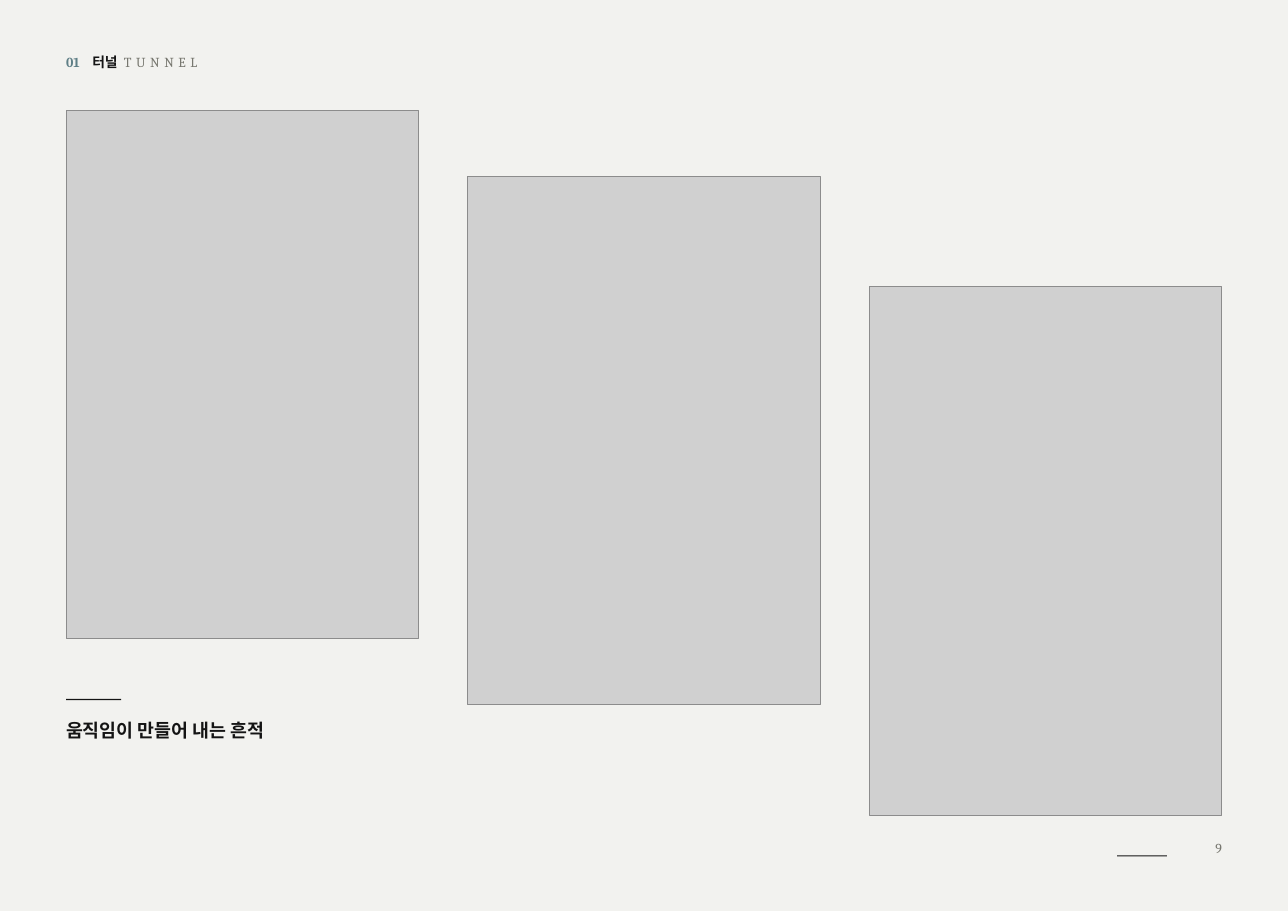
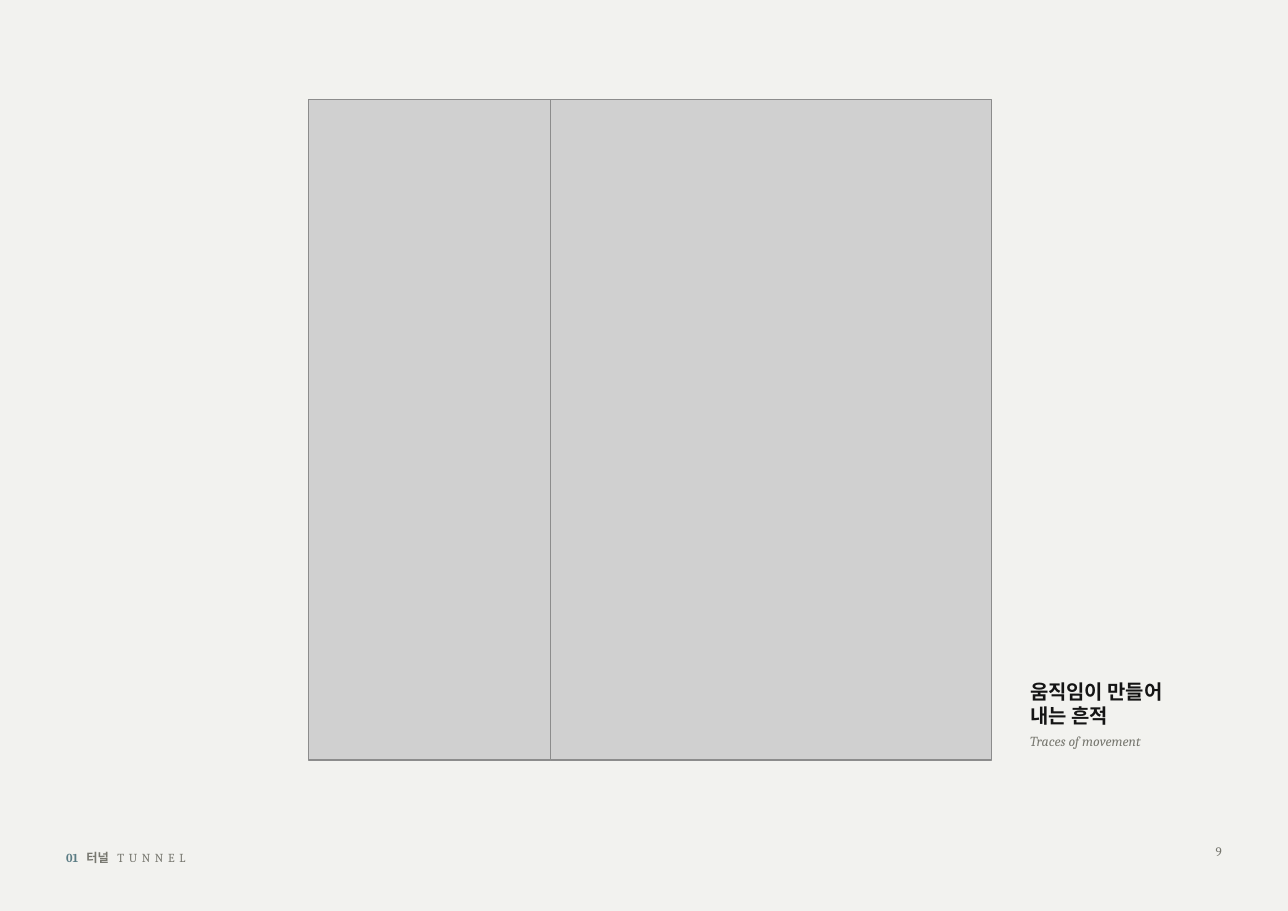
Before and after one commit to huosi012/smartview, a slide deck: slide 9 of portfolio/portfolio_A4_ko.pptx. Drawn at 1288x911 pixels with LibreOffice and Linux fonts; fonts in the diff are those of the drawing; grey boxes stand for pictures. Boxes give left, top, right and bottom in pixels: in the first picture for what was removed or moved away, otherwise in the second. Text is boxed around its words. In the diff, an @@ line names an element or a change of style, - is before the commit and + after.

```diff
--- a/portfolio/portfolio_A4_ko.pptx
+++ b/portfolio/portfolio_A4_ko.pptx
@@ picture: place and size @@
-picture at [66, 110, 419, 639]
+picture at [309, 99, 551, 760]
@@ picture: place and size @@
-picture at [869, 286, 1222, 815]
+picture at [551, 99, 992, 760]
@@ picture removed at [468, 176, 821, 705] @@
@@ text "움직임이 만들어" at [1030, 682, 1163, 725]: vertical alignment top to bottom @@
@@ text at [1030, 682, 1163, 725]: text changed; size 12 to 13 pt @@
-움직임이 만들어 내는 흔적
+움직임이 만들어
+내는 흔적
@@ line removed from (66, 700) to (121, 700) @@
@@ text added at [1030, 736, 1141, 749], 9 pt, text #77776F, italic @@
+Traces of movement
@@ text "01 터널 TUNNEL": place and size @@
-text "01 터널 TUNNEL" at [66, 55, 117, 69]
+text "01 터널 TUNNEL" at [66, 852, 109, 863]
@@ text "01 터널 TUNNEL" at [66, 852, 109, 863]: size 9 to 8 pt; text colour #5F7F86 to #5B7C84 in "01"; text colour #141414 to #77776F in "터널" @@
@@ line removed from (1117, 856) to (1167, 856) @@
@@ page number at [1216, 847, 1222, 856]: size 9 to 8.5 pt @@
```
Also in this commit, not shown: 15 other slides changed, 4 slides added, 4 slides removed, 1 other file.
